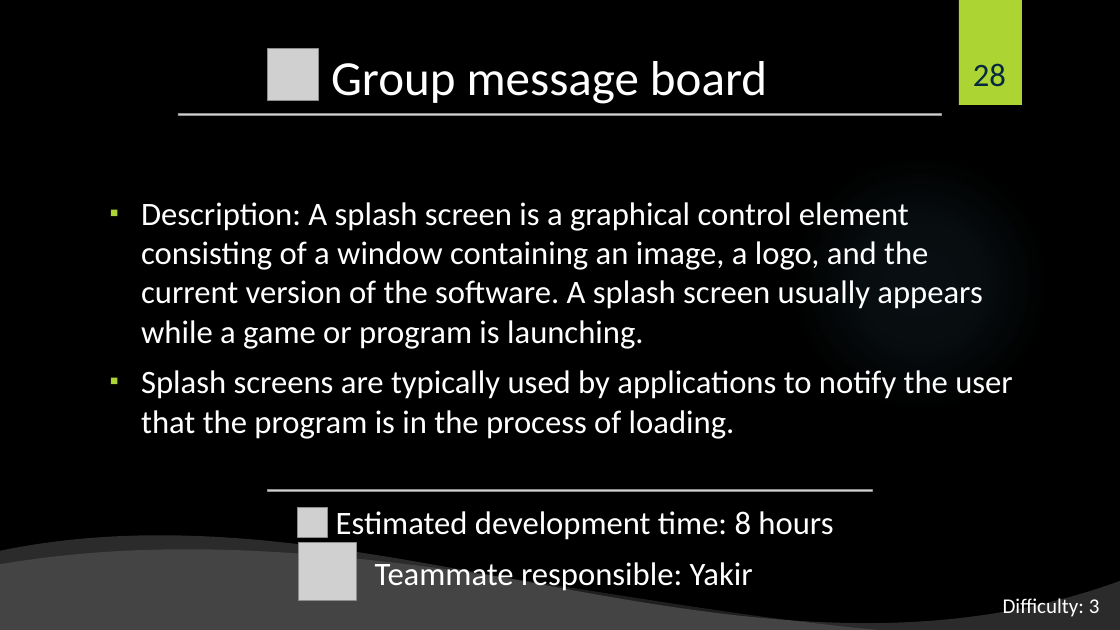
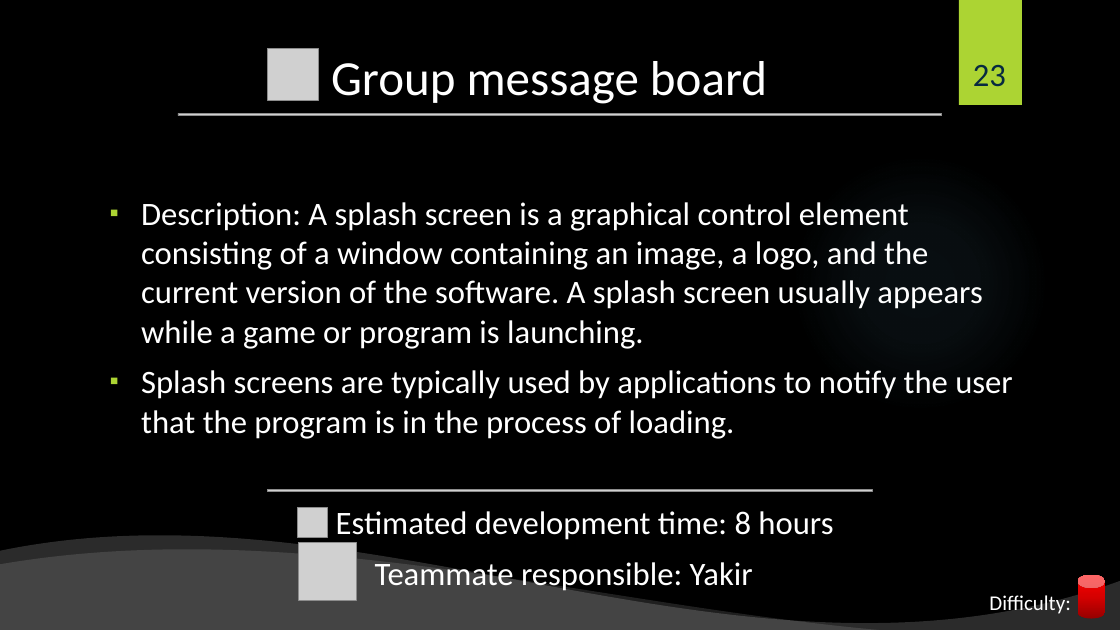
Before and after one commit to shiftlyapp/Shiftly, a slide deck: slide 23 of Backlog.pptx (slide 28 before the commit). Drawn at 1120x630 pixels with LibreOffice and Linux fonts; fonts in the diff are those of the drawing; grey boxes stand for pictures; background and template pictures are left out. Boxes give left, top, right and bottom in pixels: in the first picture for what was removed or moved away, otherwise in the second. Text is boxed around its words. In the diff, an @@ line names an element or a change of style, - is before the commit and + after.

```diff
--- a/Backlog.pptx
+++ b/Backlog.pptx
@@ page number at [973, 65, 1006, 86]: text changed @@
-28
+23
@@ text at [989, 593, 1070, 614]: text changed @@
-Difficulty: 3
+Difficulty:
@@ cylinder added at [1078, 575, 1106, 618], fill gradient #970000 to #D70000 to #FF0000 @@
```
Also in this commit, not shown: 17 other slides changed, 5 slides removed.
